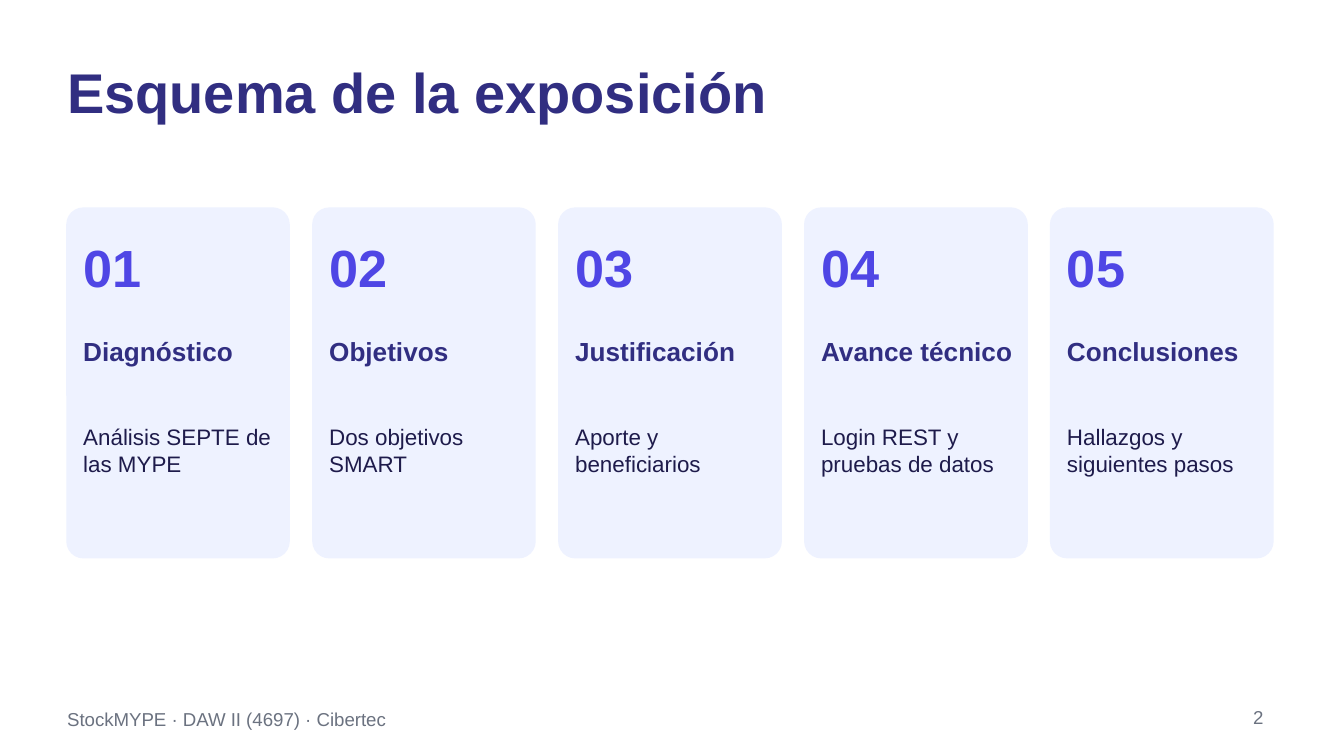
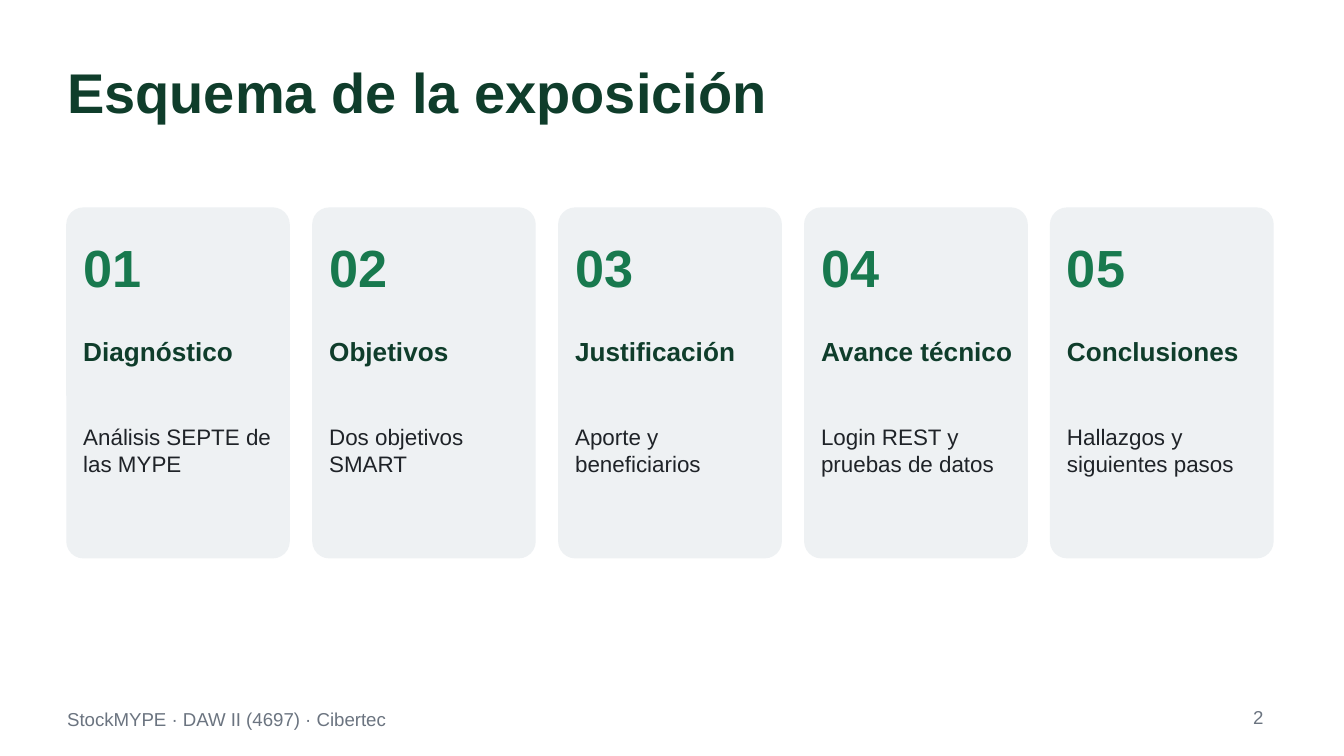
Before and after one commit to nandoxts/DAWII-4697-StockMYPE, a slide deck: slide 2 of docs/Presentacion_StockMYPE_AP1.ppt. Drawn at 1344x756 pixels with LibreOffice and Linux fonts; fonts in the diff are those of the drawing. Boxes give left, top, right and bottom in pixels: in the first picture for what was removed or moved away, otherwise in the second. Text is boxed around its words. In the diff, an @@ line names an element or a change of style, - is before the commit and + after.

```diff
--- a/docs/Presentacion_StockMYPE_AP1.ppt
+++ b/docs/Presentacion_StockMYPE_AP1.ppt
@@ fill #EEF2FF to #EEF1F3; outline #EEF2FF 0.99 pt to #EEF1F3 0.99 pt in 5 elements at bbox=[67, 208, 289, 558], bbox=[313, 208, 535, 558], bbox=[559, 208, 781, 558], bbox=[805, 208, 1027, 558], bbox=[1051, 208, 1273, 558] @@
@@ text colour #4F46E5 to #18794E in 5 elements at bbox=[83, 250, 141, 288], bbox=[329, 250, 387, 288], bbox=[575, 250, 633, 288], bbox=[821, 250, 879, 288], bbox=[1067, 250, 1125, 288] @@
@@ text colour #312E81 to #0F3D2B in 6 elements at bbox=[67, 72, 766, 122], bbox=[83, 342, 233, 367], bbox=[329, 342, 448, 367], bbox=[575, 342, 735, 362], bbox=[821, 342, 1012, 362], bbox=[1067, 342, 1238, 362] @@
@@ text colour #1E1B4B to #1F2328 in 5 elements at bbox=[83, 428, 271, 473], bbox=[329, 428, 463, 473], bbox=[575, 429, 701, 473], bbox=[821, 428, 994, 477], bbox=[1067, 428, 1234, 477] @@
```
Also in this commit, not shown: 12 other slides changed, 2 other files.
